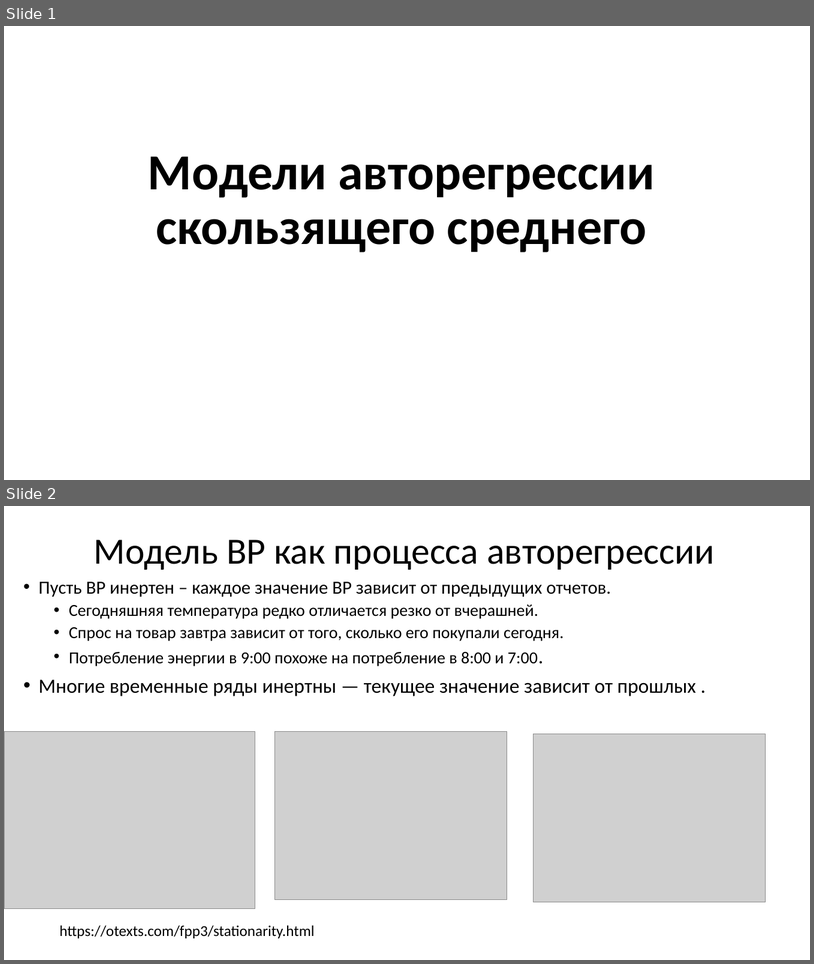
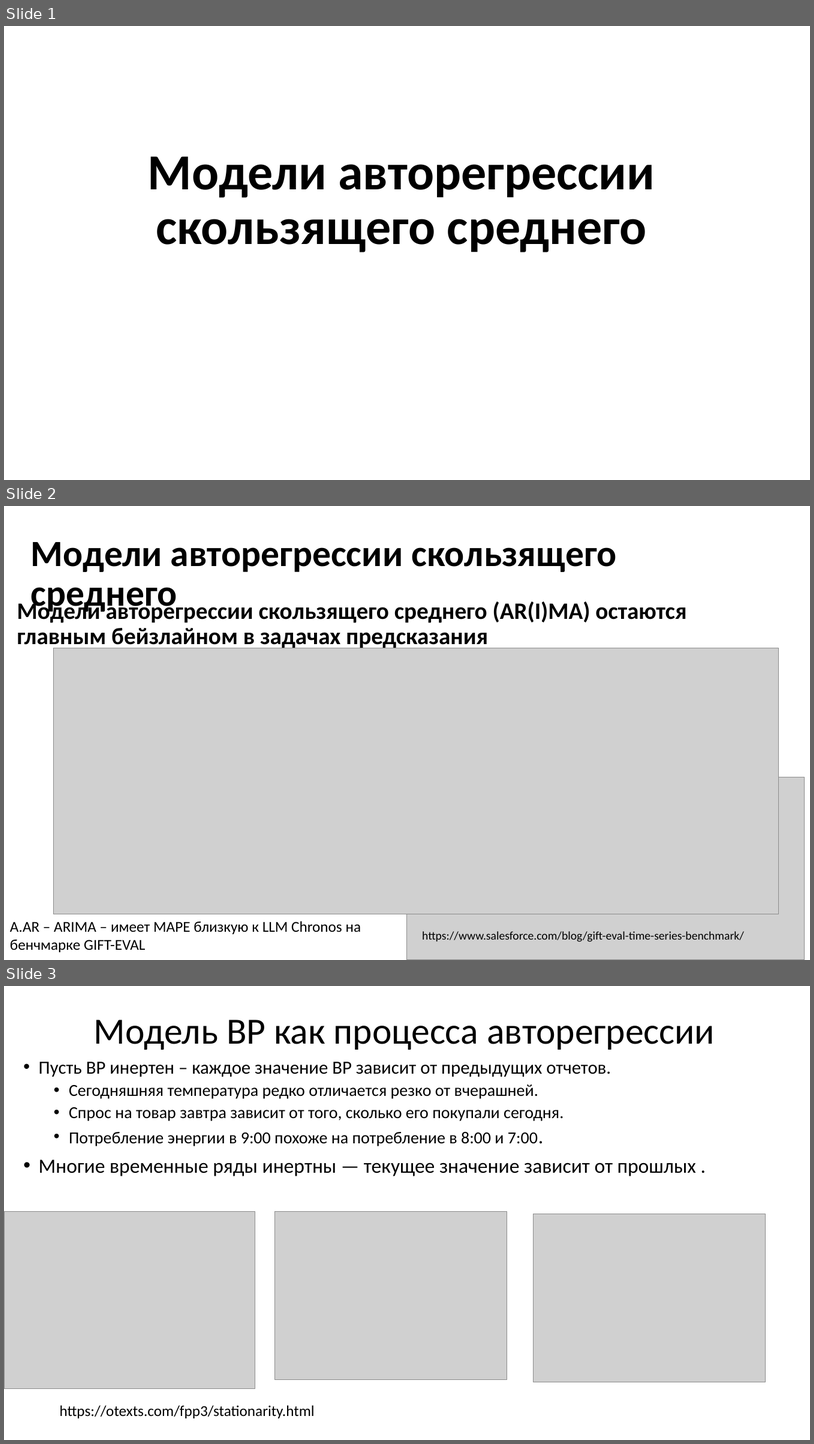
Before and after one commit to MVRonkin/TimeSeriesCourse, a slide deck: 2025/LEC/04-1 ARIMA new.pptx. Shown one above the other, each under a label of ours: slides 1 and 2 before the commit, slides 1, 2 and 3 after it. The pictures are 814x964 and 814x1444 pixels, drawn with LibreOffice and Linux fonts; fonts in the diff are those of the drawing; grey boxes stand for pictures. Boxes give left, top, right and bottom in pixels: in the first picture for what was removed or moved away, otherwise in the second. Text is boxed around its words. In the diff, an @@ line names an element or a change of style, - is before the commit and + after.

```diff
--- a/2025/LEC/04-1 ARIMA new.pptx
+++ b/2025/LEC/04-1 ARIMA new.pptx
@@ slide 2 added at <box>4,506,810,960</box>, background #FFFFFF @@
@@ title added at <box>31,542,617,615</box>, 44 pt, text #000000, bold @@
+Модели авторегрессии скользящего среднего
@@ text added at <box>17,599,687,650</box>, 28 pt, text #000000, bold @@
+Модели авторегрессии скользящего среднего (AR(I)MA) остаются главным бейзлайном в задачах предсказания
@@ picture added at <box>54,648,779,914</box> @@
@@ picture added at <box>408,777,806,960</box> @@
@@ text added at <box>10,921,362,952</box>, 18 pt, text #000000 @@
+A.AR – ARIMA – имеет MAPE близкую к LLM Chronos на бенчмарке GIFT-EVAL
@@ text added at <box>422,931,744,942</box>, 14 pt, text #000000 @@
+https://www.salesforce.com/blog/gift-eval-time-series-benchmark/
@@ what was slide 2 is now slide 3 @@
```
Also in this commit, not shown: 1 slide changed, 13 other slides added, 1 slide removed, 3 other files.
